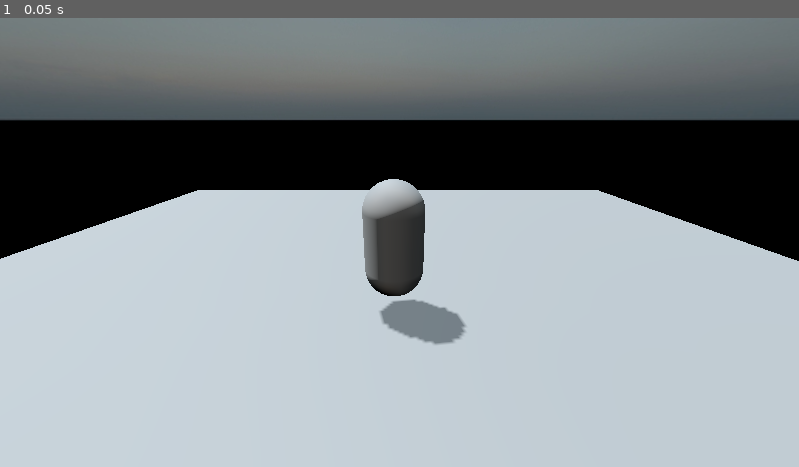
Above: before the commit, frame 1.
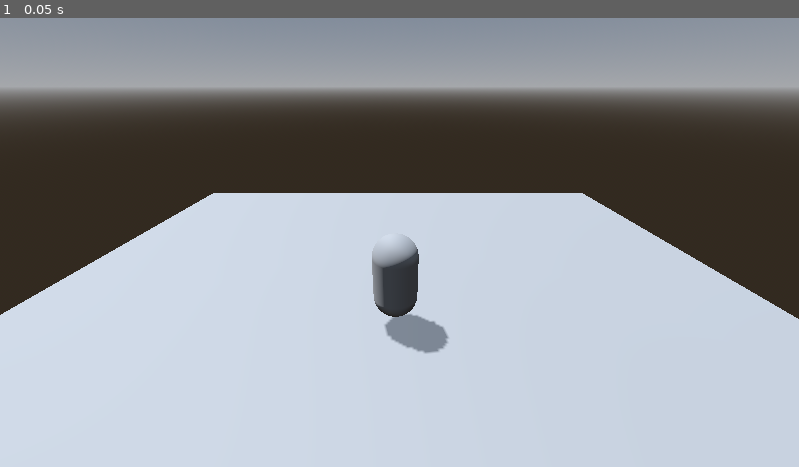
Above: after the commit, the same moment.

Repository: odiegosilva1/The-Crypt-2D
Game: Godot game, scene res://world.tscn
Two runs of this game, one before a commit and one after it. Both use one fixed random seed, a clock stepped at 60 frames per second and the inputs below. The project has no main scene, so this scene is started directly.
Inputs:
- Up to frame 1 (0.05 s): no input

The runs differ from the first frame. In frame 1, 44% of the frame differs, in the area x 0-100%, y 0-75%.

Commit message:
update: level

Diff:
--- /dev/null
+++ b/novo-projeto-de-jogo/world-environment.tres
@@ -0,0 +1,13 @@
+[gd_resource type="Environment" load_steps=3 format=3 uid="uid://bir46fkvpancm"]
+
+[sub_resource type="ProceduralSkyMaterial" id="ProceduralSkyMaterial_crh1r"]
+
+[sub_resource type="Sky" id="Sky_xmmsb"]
+sky_material = SubResource("ProceduralSkyMaterial_crh1r")
+
+[resource]
+background_mode = 2
+sky = SubResource("Sky_xmmsb")
+ssr_enabled = true
+ssao_enabled = true
+glow_normalized = true
--- a/novo-projeto-de-jogo/world.tscn
+++ b/novo-projeto-de-jogo/world.tscn
@@ -1,24 +1,11 @@
-[gd_scene load_steps=7 format=3 uid="uid://cb0bfhhl31q5"]
+[gd_scene load_steps=4 format=3 uid="uid://cb0bfhhl31q5"]
 
-[ext_resource type="Texture2D" uid="uid://c17b6uvjjvapr" path="res://assets/EveningSkyHDRI031B_2K-TONEMAPPED.jpg" id="1_xkmvl"]
+[ext_resource type="Environment" uid="uid://bir46fkvpancm" path="res://world-environment.tres" id="1_pebhx"]
 
 [sub_resource type="BoxMesh" id="BoxMesh_8xyap"]
 size = Vector3(20, 1, 20)
 
 [sub_resource type="CapsuleMesh" id="CapsuleMesh_lmb5k"]
-
-[sub_resource type="PanoramaSkyMaterial" id="PanoramaSkyMaterial_t8c6s"]
-panorama = ExtResource("1_xkmvl")
-
-[sub_resource type="Sky" id="Sky_xmmsb"]
-sky_material = SubResource("PanoramaSkyMaterial_t8c6s")
-
-[sub_resource type="Environment" id="Environment_0fmq6"]
-background_mode = 2
-sky = SubResource("Sky_xmmsb")
-ssr_enabled = true
-ssao_enabled = true
-glow_normalized = true
 
 [node name="world" type="Node3D"]
 
@@ -26,17 +13,18 @@
 mesh = SubResource("BoxMesh_8xyap")
 
 [node name="Camera3D" type="Camera3D" parent="."]
-transform = Transform3D(1, 0, 0, 0, 0.922552, 0.385874, 0, -0.385874, 0.922552, 0.0914647, 3.73213, 4.49155)
+transform = Transform3D(1, 0, 0, 0, 0.882611, 0.470103, 0, -0.470103, 0.882611, 0.0914647, 5.59088, 5.35174)
 
 [node name="player" type="MeshInstance3D" parent="."]
 transform = Transform3D(1, 0, 0, 0, 1, 0, 0, 0, 1, 0, 1.89596, 0)
 mesh = SubResource("CapsuleMesh_lmb5k")
 
 [node name="WorldEnvironment" type="WorldEnvironment" parent="."]
-environment = SubResource("Environment_0fmq6")
+environment = ExtResource("1_pebhx")
 
 [node name="DirectionalLight3D" type="DirectionalLight3D" parent="."]
 transform = Transform3D(0.927946, -0.138641, -0.345969, 0.306157, -0.245856, 0.919686, -0.212565, -0.95934, -0.185696, -1.75937, 10.1332, 11.3401)
+light_indirect_energy = 2.0
 shadow_enabled = true
 shadow_opacity = 0.8
 shadow_blur = 2.0
